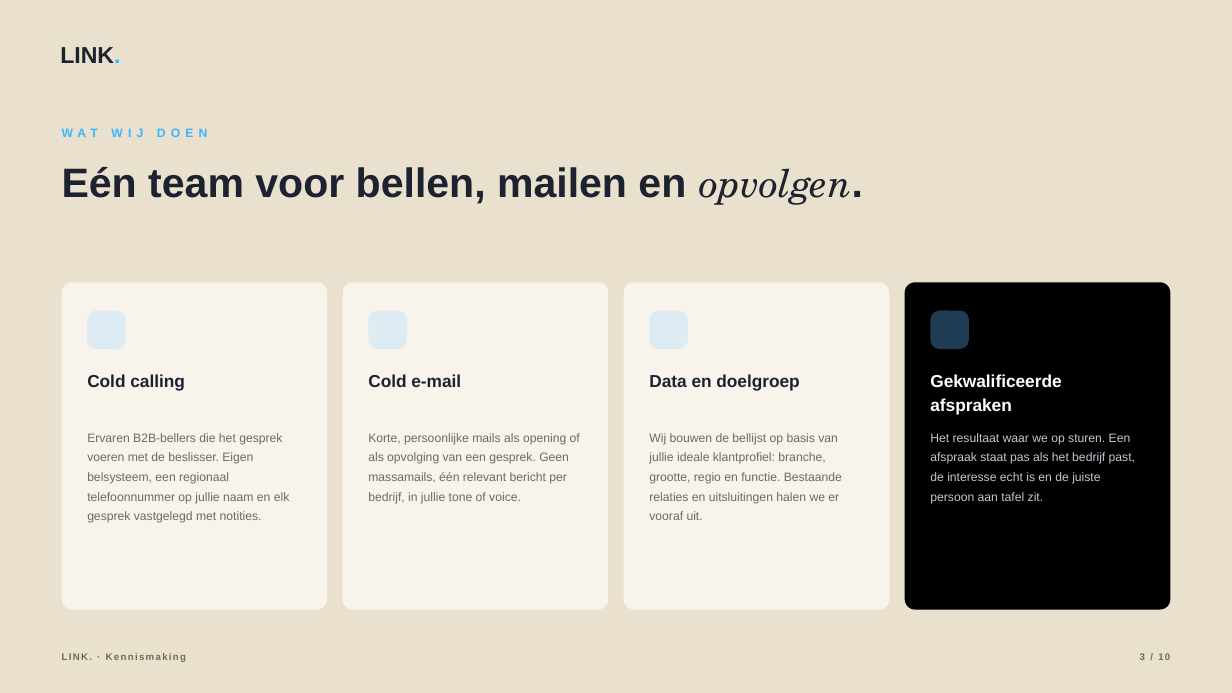
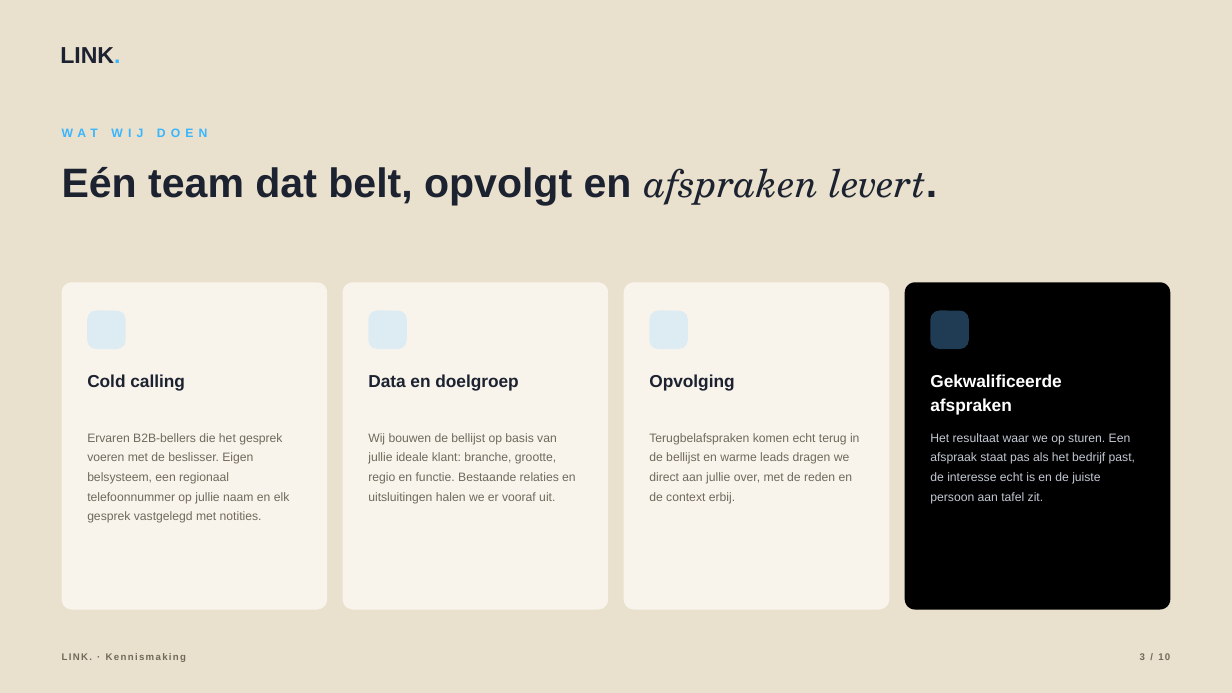
Before and after one commit to hens-lang/Test, a slide deck: slide 3 of output/LINK. kennismaking.pptx. Drawn at 1232x693 pixels with LibreOffice and Linux fonts; fonts in the diff are those of the drawing; background and template pictures are left out. Boxes give left, top, right and bottom in pixels: in the first picture for what was removed or moved away, otherwise in the second. Text is boxed around its words. In the diff, an @@ line names an element or a change of style, - is before the commit and + after.

```diff
--- a/output/LINK. kennismaking.pptx
+++ b/output/LINK. kennismaking.pptx
@@ text at (62, 167, 925, 206): text changed @@
-Eén team voor bellen, mailen en opvolgen.
+Eén team dat belt, opvolgt en afspraken levert.
@@ text at (368, 374, 518, 391): text changed @@
-Cold e-mail
+Data en doelgroep
@@ text at (649, 374, 734, 391): text changed @@
-Data en doelgroep
+Opvolging
@@ text at (368, 433, 576, 504): text changed @@
-Korte, persoonlijke mails als opening of als opvolging van een gesprek. Geen massamails, één relevant bericht per bedrijf, in jullie tone of voice.
+Wij bouwen de bellijst op basis van jullie ideale klant: branche, grootte, regio en functie. Bestaande relaties en uitsluitingen halen we er vooraf uit.
@@ text at (649, 433, 859, 504): text changed @@
-Wij bouwen de bellijst op basis van jullie ideale klantprofiel: branche, grootte, regio en functie. Bestaande relaties en uitsluitingen halen we er vooraf uit.
+Terugbelafspraken komen echt terug in de bellijst en warme leads dragen we direct aan jullie over, met de reden en de context erbij.
```
Also in this commit, not shown: 6 other slides changed, 17 other files.
